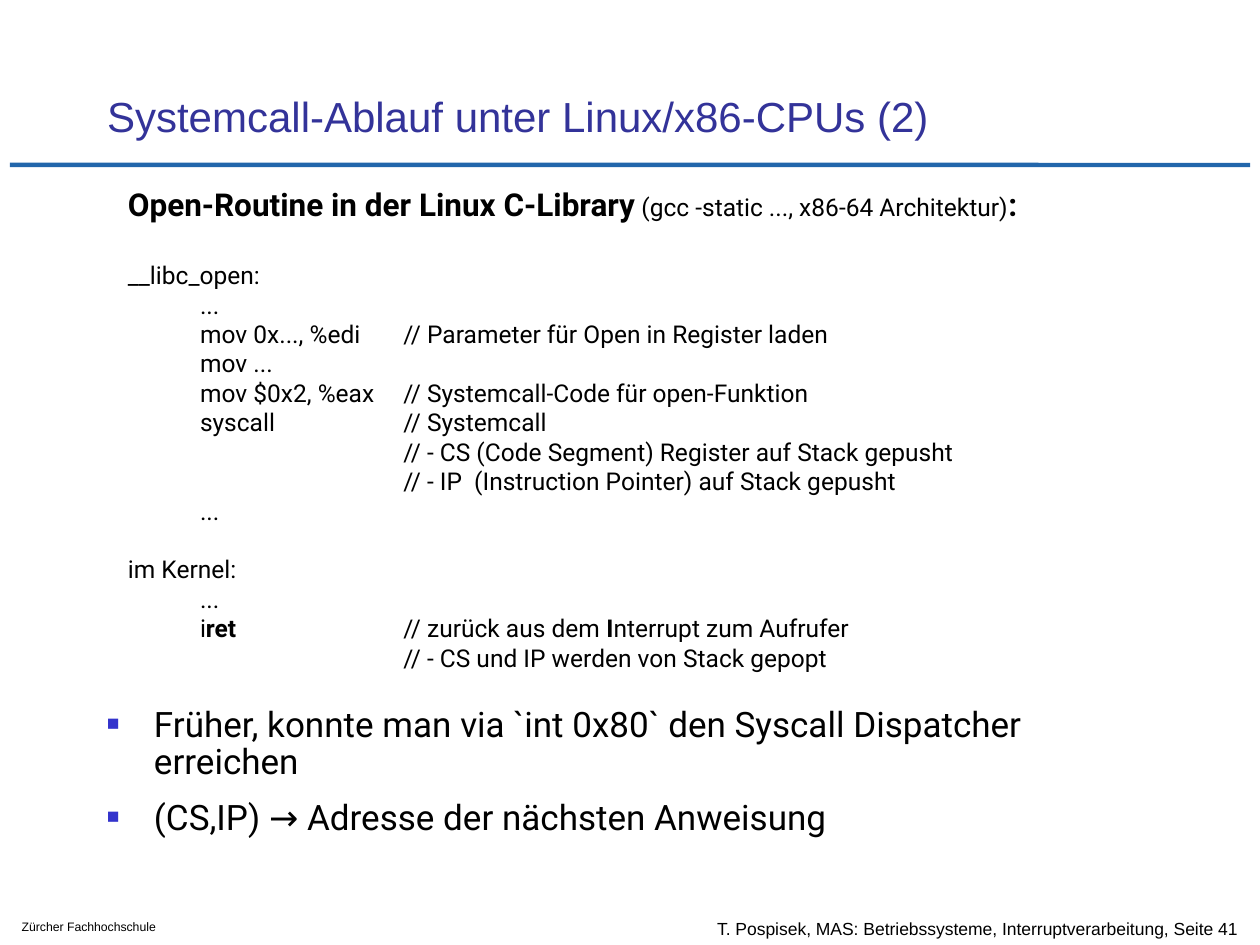
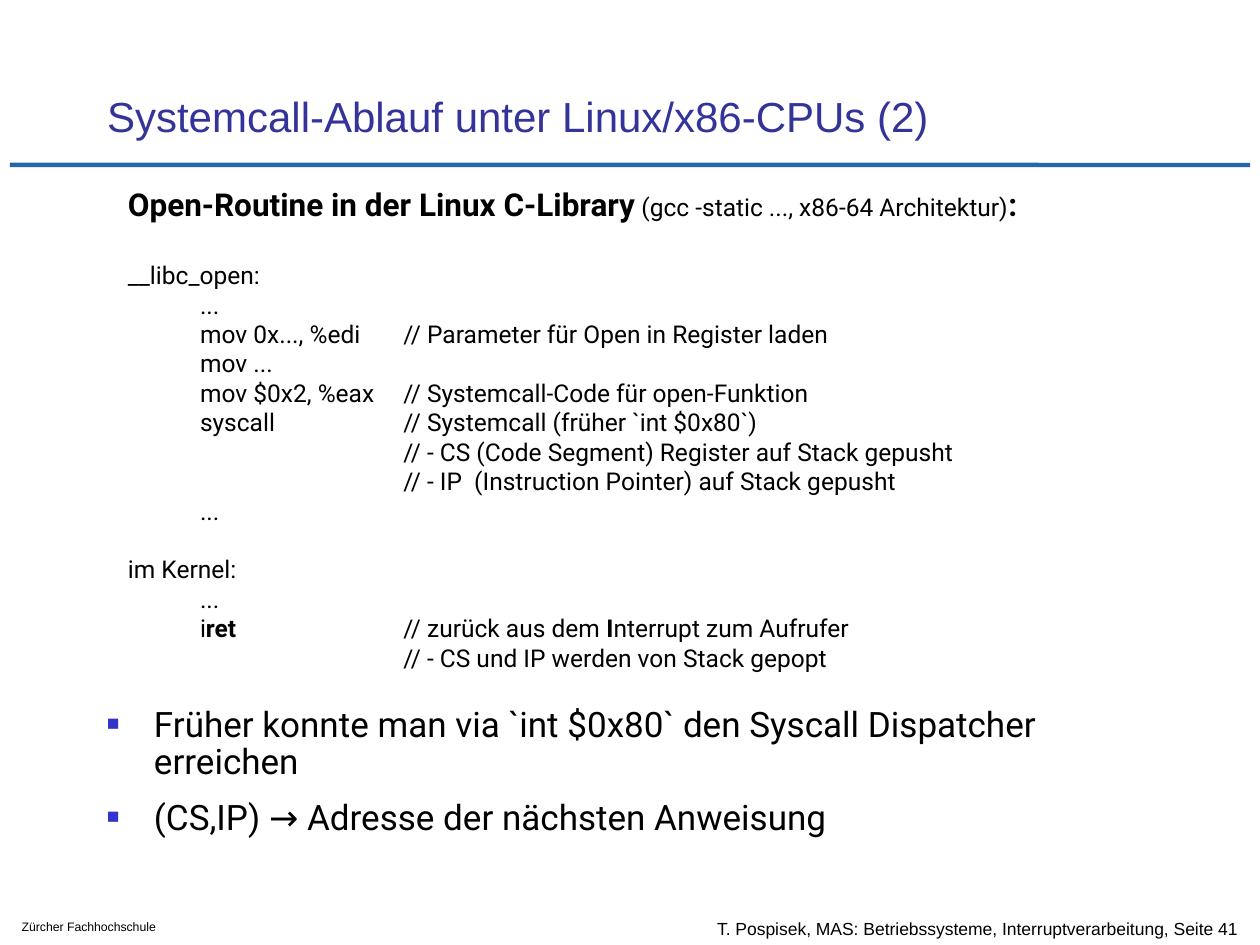
Before and after one commit to tpo/betriebssysteme, a slide deck: slide 41 of 04-3_Interruptverarbeitung_in_Betriebssystemen.odp. Drawn at 1260x945 pixels with LibreOffice and Linux fonts; fonts in the diff are those of the drawing; background and template pictures are left out. Boxes give left, top, right and bottom in pixels: in the first picture for what was removed or moved away, otherwise in the second. Text is boxed around its words. In the diff, an @@ line names an element or a change of style, - is before the commit and + after.

Commit message:
an einigen Stellen syscall/int 0x80 nachgezogen

```diff
--- a/04-3_Interruptverarbeitung_in_Betriebssystemen.odp
+++ b/04-3_Interruptverarbeitung_in_Betriebssystemen.odp
@@ text at [427,410,756,437]: text changed @@
-syscall // Systemcall
+syscall // Systemcall (früher `int $0x80`)
@@ text at [154,708,1036,775]: text changed @@
-■ Früher, konnte man via `int 0x80` den Syscall Dispatcher erreichen
+■ Früher konnte man via `int $0x80` den Syscall Dispatcher erreichen
```
